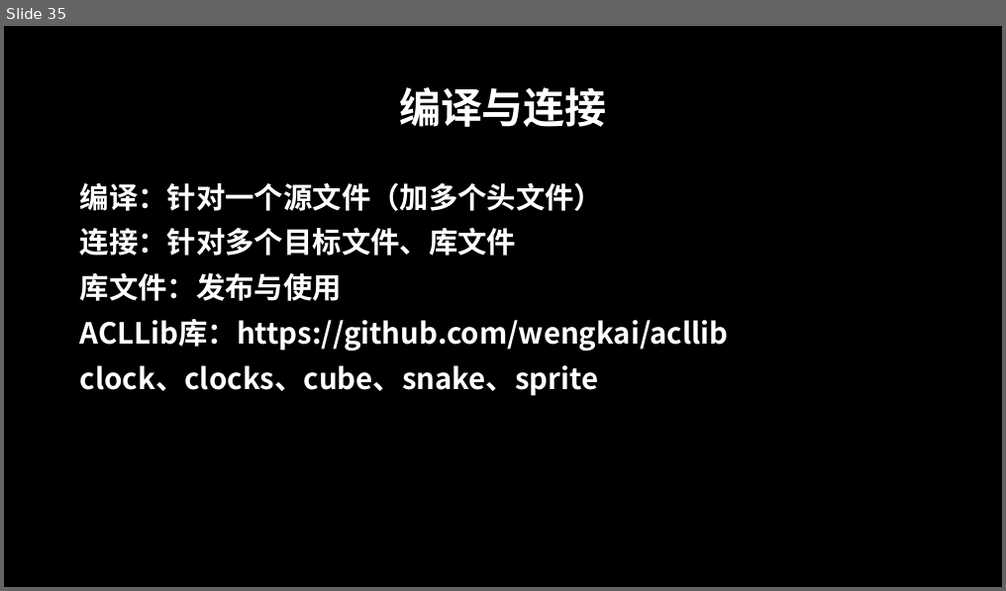
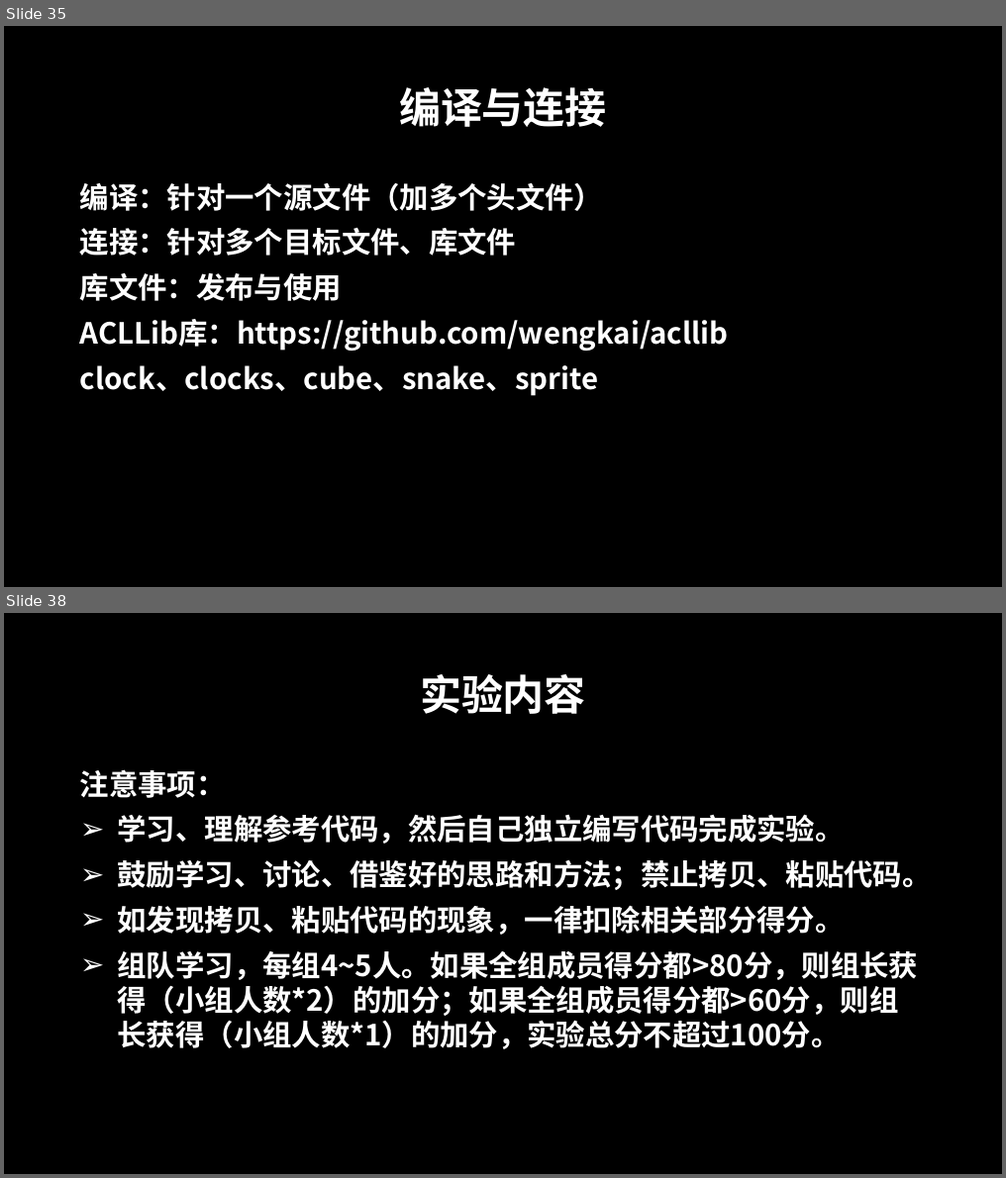
Before and after one commit to MisterFishing/cpp, a slide deck: index.pptx. Shown one above the other, each under a label of ours: slide 35 before the commit, slides 35 and 38 after it; the slides between them are not shown. The pictures are 1006x591 and 1006x1178 pixels, drawn with LibreOffice and Linux fonts; fonts in the diff are those of the drawing; background and template pictures are left out. Boxes give left, top, right and bottom in pixels: in the first picture for what was removed or moved away, otherwise in the second. Text is boxed around its words. In the diff, an @@ line names an element or a change of style, - is before the commit and + after.

```diff
--- a/index.pptx
+++ b/index.pptx
@@ slide 38 added at box(4, 613, 1002, 1174), background picture (left out) @@
@@ title added at box(420, 674, 586, 714), 40 pt, text #FFFFFF, bold @@
+实验内容
@@ text added at box(80, 769, 932, 1050), 28 pt, text #FFFFFF, bold @@
+注意事项：
+➢ 学习、理解参考代码，然后自己独立编写代码完成实验。
+➢ 鼓励学习、讨论、借鉴好的思路和方法；禁止拷贝、粘贴代码。
+➢ 如发现拷贝、粘贴代码的现象，一律扣除相关部分得分。
+➢ 组队学习，每组4~5人。如果全组成员得分都>80分，则组长获得（小组人数*2）的加分；如果全组成员得分都>60分，则组长获得（小组人数*1）的加分，实验总分不超过100分。
```
Also in this commit, not shown: 2 other slides added, 19 other files.
